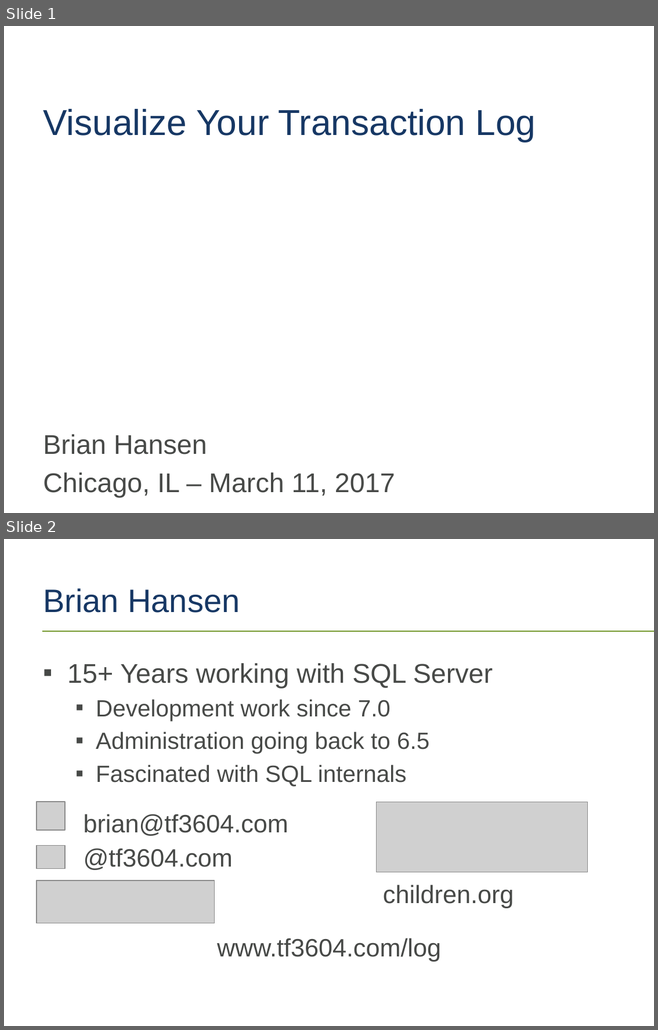
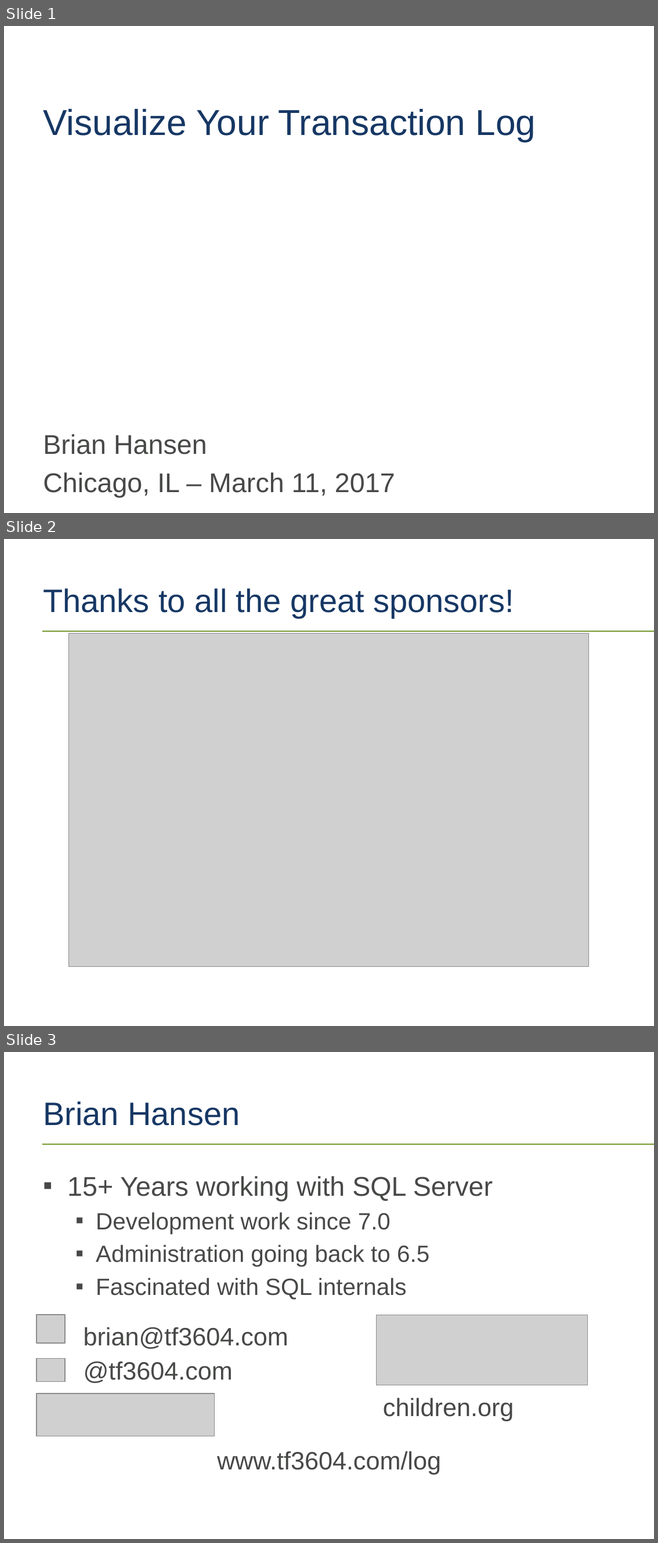
Before and after one commit to tf3604/LogFilePresentation, a slide deck: TransactionLog.pptx. Shown one above the other, each under a label of ours: slides 1 and 2 before the commit, slides 1, 2 and 3 after it. The pictures are 658x1030 and 658x1543 pixels, drawn with LibreOffice and Linux fonts; fonts in the diff are those of the drawing; grey boxes stand for pictures; background and template pictures are left out. Boxes give left, top, right and bottom in pixels: in the first picture for what was removed or moved away, otherwise in the second. Text is boxed around its words. In the diff, an @@ line names an element or a change of style, - is before the commit and + after.

Commit message:
Add sponsor slide for Chicago.

```diff
--- a/TransactionLog.pptx
+++ b/TransactionLog.pptx
@@ slide 2 added at (x1=4, y1=539, x2=654, y2=1026), background #FFFFFF; not listed: 1 template element that a slide beside it also shows @@
@@ title added at (x1=43, y1=588, x2=514, y2=617), 36 pt, text #163764 @@
+Thanks to all the great sponsors!
@@ picture added at (x1=69, y1=633, x2=589, y2=966) @@
@@ what was slide 2 is now slide 3 @@
```
